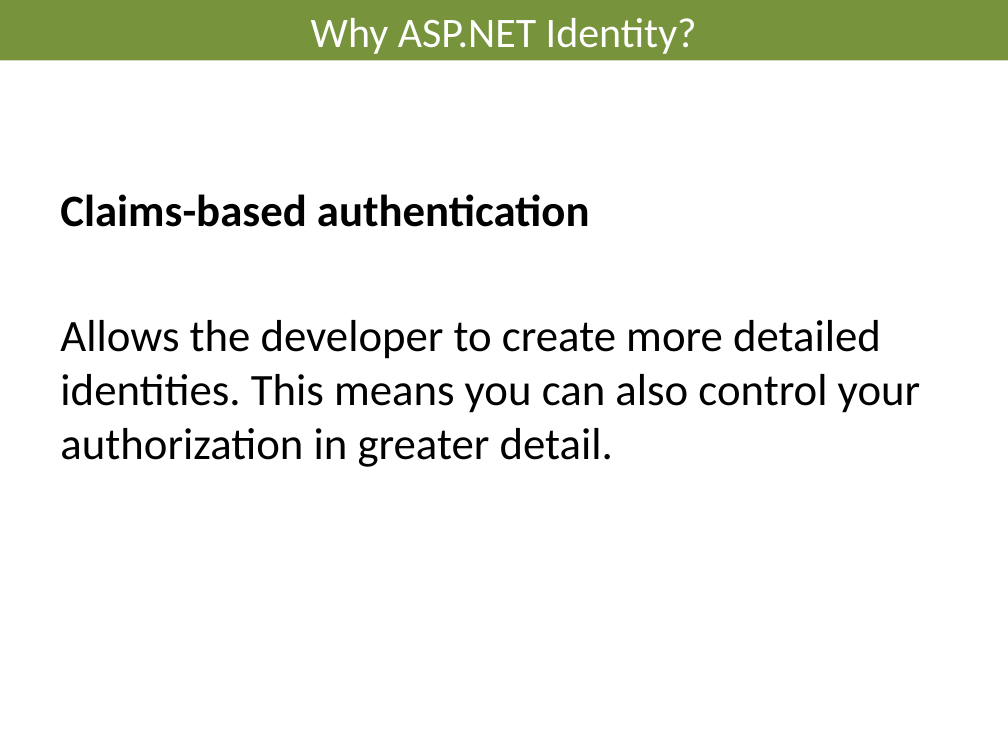
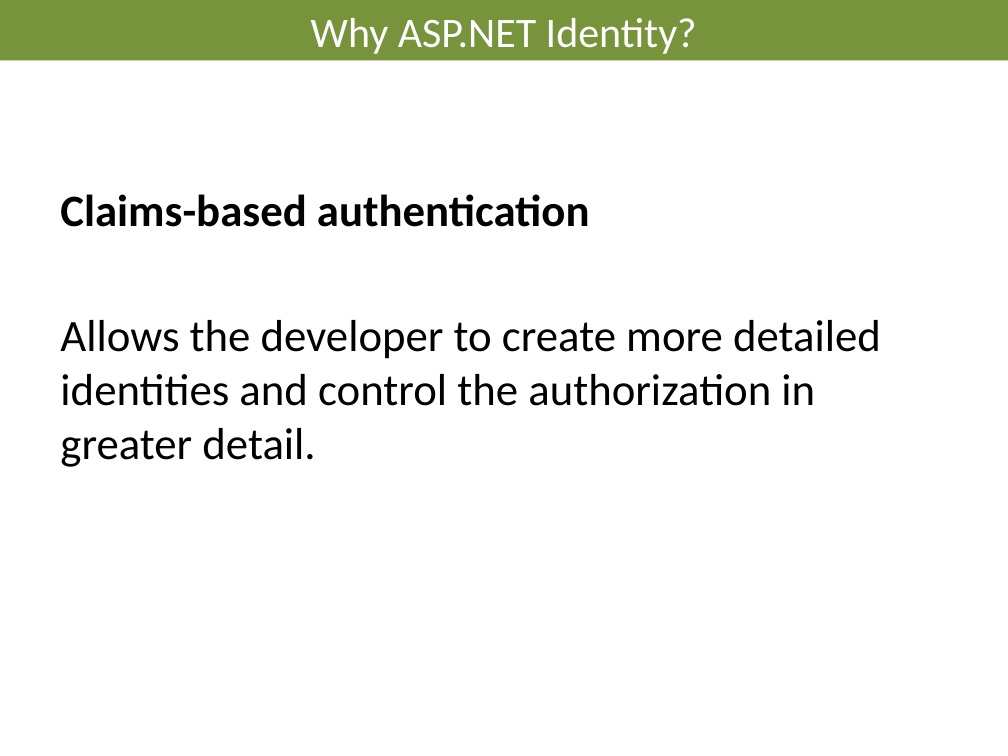
Before and after one commit to AndreasElffors/IdentityTemplate, a slide deck: slide 7 of Documents/Identity-Introduction.pptx (slide 8 before the commit). Drawn at 1008x756 pixels with LibreOffice and Linux fonts; fonts in the diff are those of the drawing; background and template pictures are left out. Boxes give left, top, right and bottom in pixels: in the first picture for what was removed or moved away, otherwise in the second. Text is boxed around its words. In the diff, an @@ line names an element or a change of style, - is before the commit and + after.

```diff
--- a/Documents/Identity-Introduction.pptx
+++ b/Documents/Identity-Introduction.pptx
@@ text at (x1=60, y1=320, x2=881, y2=467): text changed @@
-Allows the developer to create more detailed identities. This means you can also control your authorization in greater detail.
+Allows the developer to create more detailed identities and control the authorization in greater detail.
```
Also in this commit, not shown: 10 other slides changed, 1 slide removed, 1 other file.
